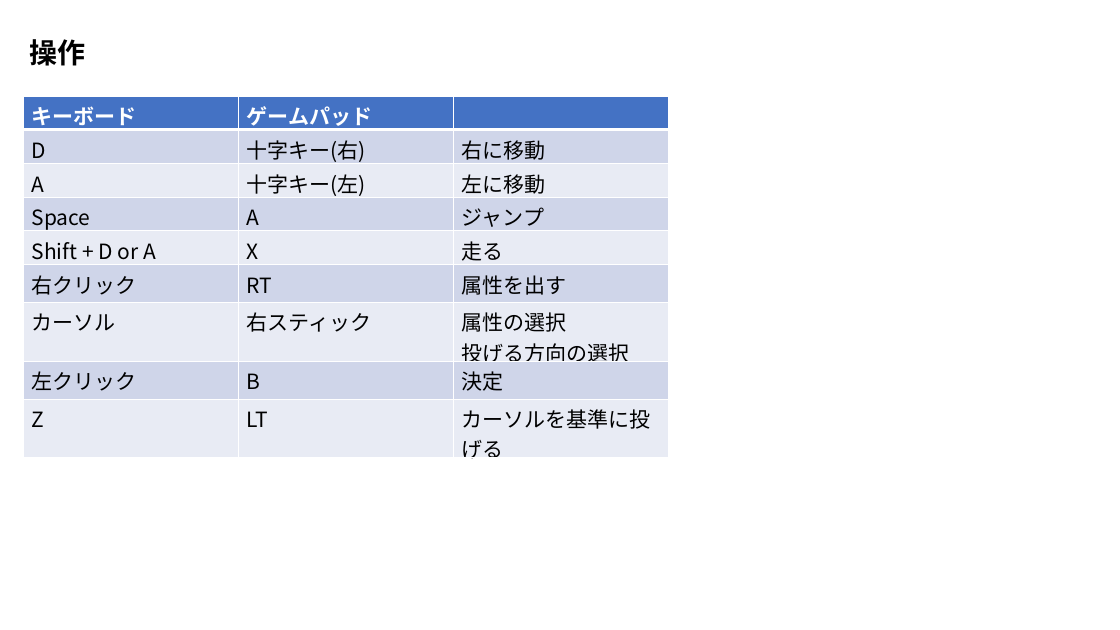
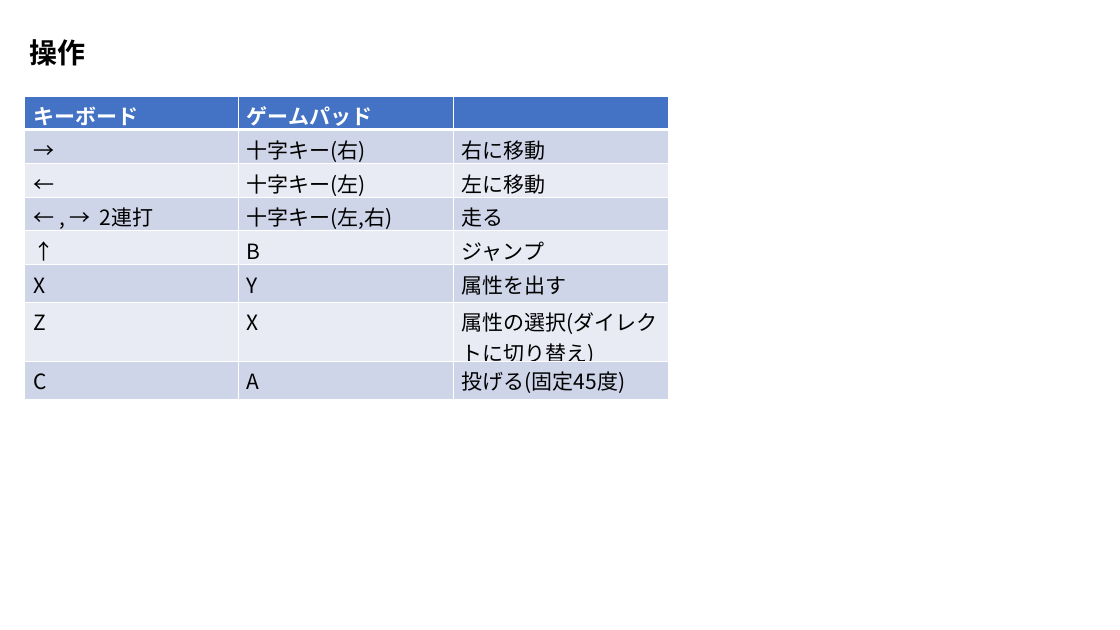
Before and after one commit to soushi1116/GameProductionPractice1, a slide deck: slide 4 of チーム案無し仕様書.pptx. Drawn at 1120x630 pixels with LibreOffice and Linux fonts; fonts in the diff are those of the drawing. Boxes give left, top, right and bottom in pixels: in the first picture for what was removed or moved away, otherwise in the second. Text is boxed around its words. In the diff, an @@ line names an element or a change of style, - is before the commit and + after.

Commit message:
仕様書

```diff
--- a/チーム案無し仕様書.pptx
+++ b/チーム案無し仕様書.pptx
@@ table at (25,97,669,399) @@
-row 2: D | 十字キー(右) | 右に移動
-row 3: A | 十字キー(左) | 左に移動
-row 4: Space | A | ジャンプ
-row 5: Shift + D or A | X | 走る
-row 6: 右クリック | RT | 属性を出す
-row 7: カーソル | 右スティック | 属性の選択 / 投げる方向の選択
-row 8: 左クリック | B | 決定
-row 9: Z | LT | カーソルを基準に投げる
+row 2: → | 十字キー(右) | 右に移動
+row 3: ← | 十字キー(左) | 左に移動
+row 4: ← , → 2連打 | 十字キー(左,右) | 走る
+row 5: ↑ | B | ジャンプ
+row 6: X | Y | 属性を出す
+row 7: Z | X | 属性の選択(ダイレクトに切り替え)
+row 8: C | A | 投げる(固定45度)
```
